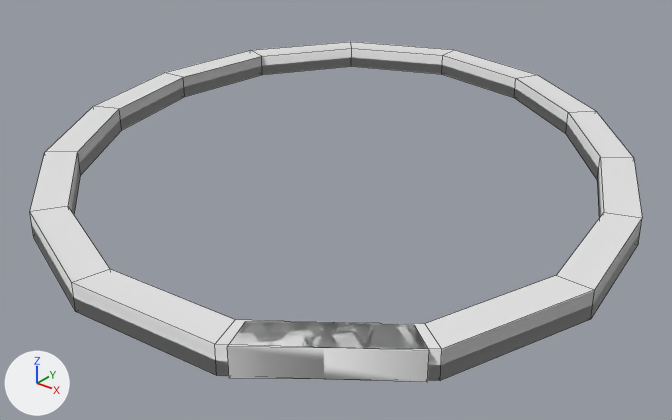
One commit to the OBJ model resources/blender/bumper car/iron_fence.obj: the scene before it, then after it.
Before and after are seen from a 50 mm lens placed at (57.9, -21.62, 5.7), pointed at (49.6, -11.25, -0.73). Lighting does not change. The marker at lower left points along +X, +Y and +Z. Mesh edges are drawn as thin lines. Where no turn or scale is listed for an object, it has been applied to the vertices. Vertices at the same position are counted once.

Script lines for the objects in view, before the commit:
```python
me_fence_besi = bpy.data.meshes.new('fence_besi')
me_fence_besi.from_pydata(...)  # 68 vertices, 81 faces; spans x 44.53..54.49, y -16.26..-5.39, z -0.12..0.27
ob_fence_besi = bpy.data.objects.new('fence_besi', me_fence_besi)
ob_fence_besi.location = (0.0, 0.0, 0.0)
```
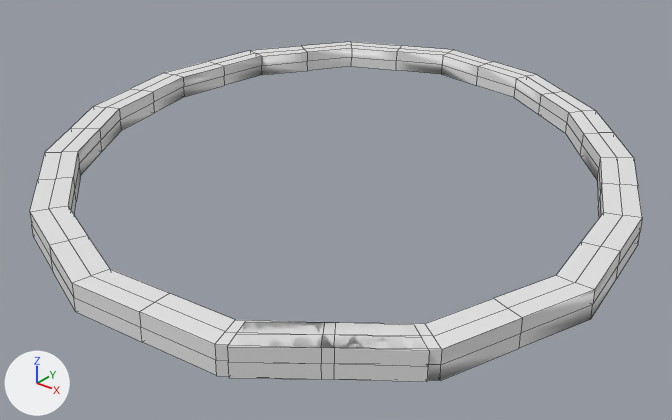
Location of each change, [x1, y1, x2, y2] in pixels of the pictures (672 x 420 px):
part 1 of me_fence_besi, added
    after: [30, 42, 642, 382]

The change, as a list of edits to the scene's bpy script:
```text
Change me_fence_besi:
    used by ob_fence_besi; location = (0.0, 0.0, 0.0)
    remove me_fence_besi.from_pydata(...)  # 68 vertices, 81 faces; spans x 44.53..54.49, y -16.26..-5.39, z -0.12..0.27
    add me_fence_besi.from_pydata(...)  # 300 vertices, 357 faces; spans x 44.53..54.49, y -16.26..-5.39, z -0.12..0.27
    me_fence_besi part 1: 232 vertices added at x 44.53..54.49, y -16.26..-5.39, z -0.12..0.27
```
